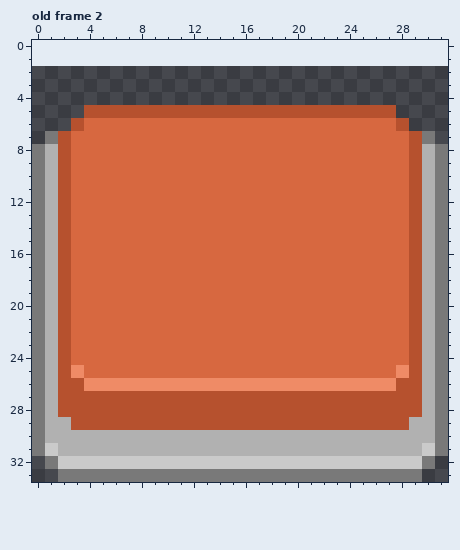
Pixel-art file: Assets/Sprites/Button.aseprite. The picture above was drawn from the file before the commit.
32x32 pixels, 2 frames. Shown: old frame 2. The old version is drawn lined up with the new one, on the new canvas. The commit also changed other frames, which this record leaves out.
And afterwards:
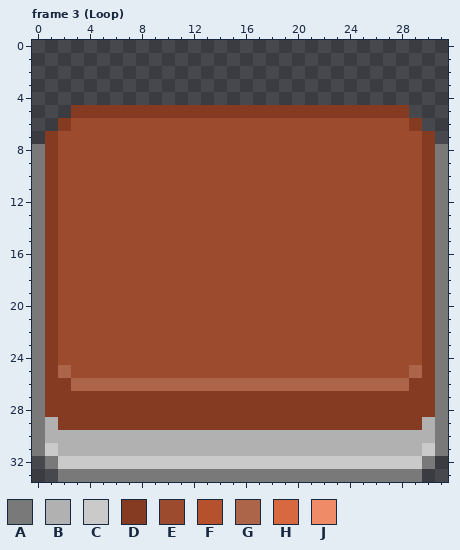
Palette (. is transparent): A #797979  B #b1b1b1  C #cacaca  D #843b21  E #9c4b2e  F #b6512e  G #ad654a  H #d76840  J #ef8b66
A new or re-ordered frame is compared with the old frame closest to it.
Author's note on the commit: Added Button animation and LongButton
Edits made:
canvas 32x32 -> 32x34, the old top-left corner now at 0,2
frames 2 -> 5
Changed rows in their new state; - is an unchanged pixel.
Frame 3 (Loop) is new; against old frame 2:
first column x 1:
 5 --DDDDDDDDDDDDDDDDDDDDDDDDDD--
 6 -DEEEEEEEEEEEEEEEEEEEEEEEEEED-
 7 DEEEEEEEEEEEEEEEEEEEEEEEEEEEED
 8 DEEEEEEEEEEEEEEEEEEEEEEEEEEEED
 9 DEEEEEEEEEEEEEEEEEEEEEEEEEEEED
10 DEEEEEEEEEEEEEEEEEEEEEEEEEEEED
11 DEEEEEEEEEEEEEEEEEEEEEEEEEEEED
12 DEEEEEEEEEEEEEEEEEEEEEEEEEEEED
13 DEEEEEEEEEEEEEEEEEEEEEEEEEEEED
14 DEEEEEEEEEEEEEEEEEEEEEEEEEEEED
15 DEEEEEEEEEEEEEEEEEEEEEEEEEEEED
16 DEEEEEEEEEEEEEEEEEEEEEEEEEEEED
17 DEEEEEEEEEEEEEEEEEEEEEEEEEEEED
18 DEEEEEEEEEEEEEEEEEEEEEEEEEEEED
19 DEEEEEEEEEEEEEEEEEEEEEEEEEEEED
20 DEEEEEEEEEEEEEEEEEEEEEEEEEEEED
21 DEEEEEEEEEEEEEEEEEEEEEEEEEEEED
22 DEEEEEEEEEEEEEEEEEEEEEEEEEEEED
23 DEEEEEEEEEEEEEEEEEEEEEEEEEEEED
24 DEEEEEEEEEEEEEEEEEEEEEEEEEEEED
25 DGEEEEEEEEEEEEEEEEEEEEEEEEEEGD
26 DDGGGGGGGGGGGGGGGGGGGGGGGGGGDD
27 DDDDDDDDDDDDDDDDDDDDDDDDDDDDDD
28 DDDDDDDDDDDDDDDDDDDDDDDDDDDDDD
29 -DDDDDDDDDDDDDDDDDDDDDDDDDDDD-
